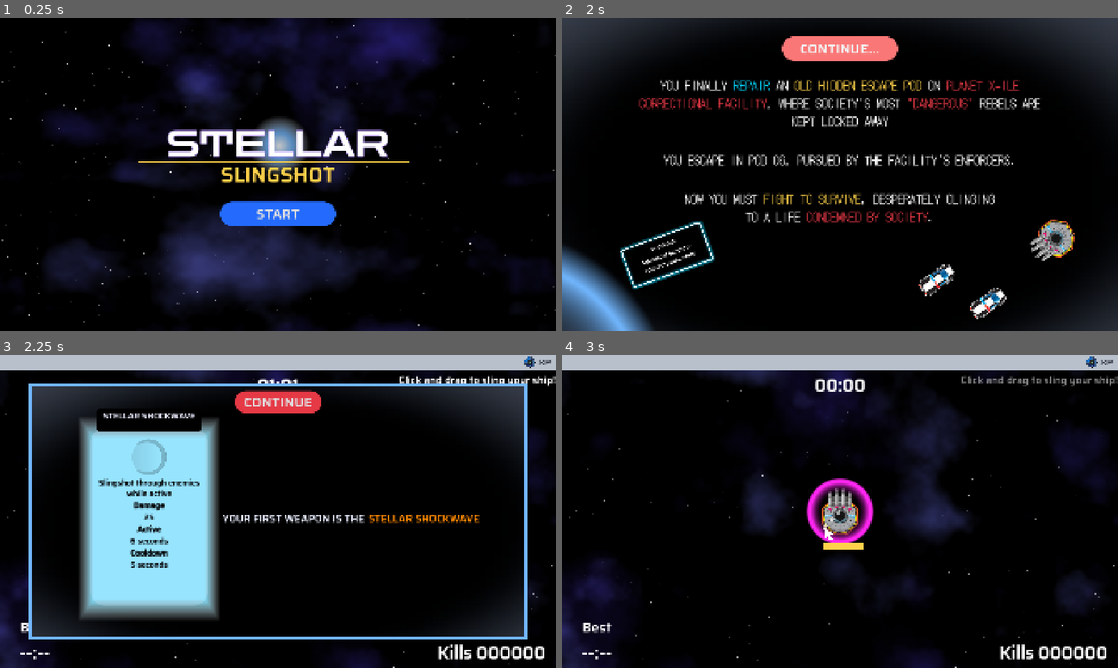
Above: before the commit, frames 1-4 (two rows, left to right).
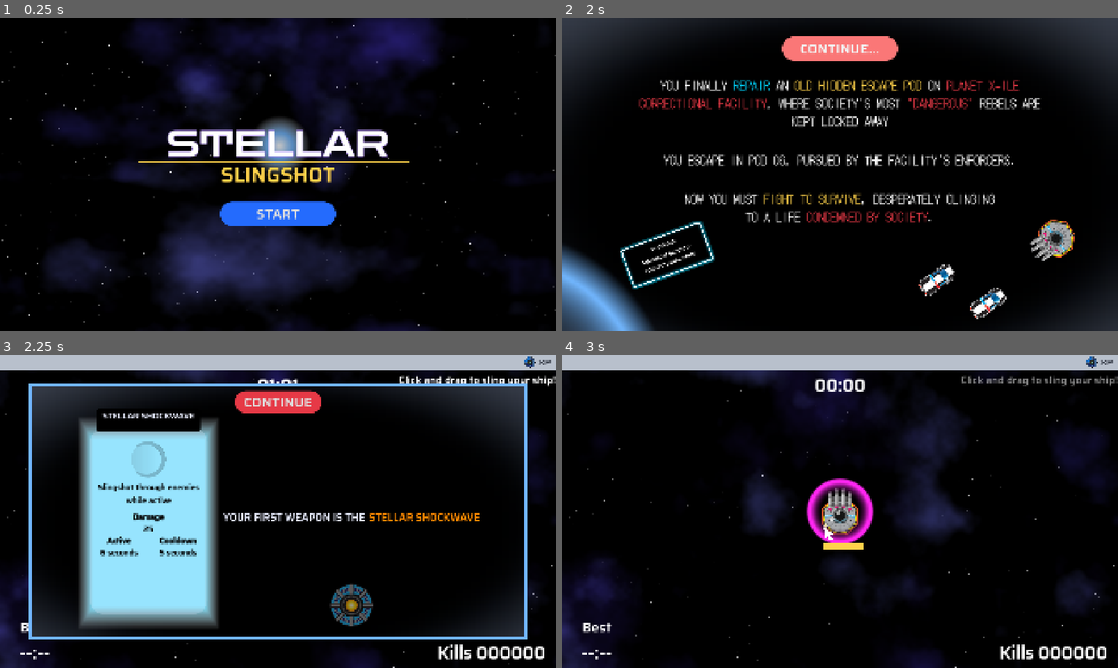
Above: after the commit, the same moments.

Repository: two-sticks-and-a-rock/space-arcade
Game: Godot game, scene res://scenes/main_menu.tscn
The game is run twice, just before and just after one commit, with the same random seed, the same clock (stepped at 60 frames per second) and the same inputs.
Inputs:
- Up to frame 1 (0.25 s): no input
- Up to frame 2 (2 s): click "START" at 0.5 s; click "SKIP" at 1.25 s
- Up to frame 3 (2.25 s): click "CONTINUE..." at 2 s
- Up to frame 4 (3 s): click "CONTINUE" at 2.75 s

Frames 1-2 are identical in both runs. In frame 3, 5.7% of the frame differs, in the area x 14-87%, y 18-88%; in frame 4, nothing differs.

Commit message:
Adjust spacing and add columns

Diff:
--- a/scenes/player/player_weapons/Missile_Silo/missile_silo.tscn
+++ b/scenes/player/player_weapons/Missile_Silo/missile_silo.tscn
@@ -11,16 +11,17 @@
 mechanic_value = "100"
 metadata/_custom_type_script = "uid://dq724vlrm8a05"
 
+[sub_resource type="Resource" id="Resource_mjay7"]
+script = ExtResource("3_03w6n")
+mechanic_name = "Missiles"
+mechanic_value = "3"
+metadata/_custom_type_script = "uid://dq724vlrm8a05"
+
 [sub_resource type="Resource" id="Resource_246l1"]
 script = ExtResource("3_03w6n")
 mechanic_name = "Cooldown"
 mechanic_value = "3 seconds"
-metadata/_custom_type_script = "uid://dq724vlrm8a05"
-
-[sub_resource type="Resource" id="Resource_mjay7"]
-script = ExtResource("3_03w6n")
-mechanic_name = "Missiles"
-mechanic_value = "3"
+col_span = 1
 metadata/_custom_type_script = "uid://dq724vlrm8a05"
 
 [sub_resource type="AtlasTexture" id="AtlasTexture_tjbvn"]
@@ -65,7 +66,7 @@
 weapon_img_path = "res://art/sprites/bullets/Missile_Silo/missle.svg"
 display_name = "Missile Silo"
 description = "Homing missiles target enemies"
-base_mechanics = Array[ExtResource("3_03w6n")]([SubResource("Resource_6d4r7"), SubResource("Resource_246l1"), SubResource("Resource_mjay7")])
+base_mechanics = Array[ExtResource("3_03w6n")]([SubResource("Resource_6d4r7"), SubResource("Resource_mjay7"), SubResource("Resource_246l1")])
 dmg = 100
 num_bullets = 3
 bullet_speed = 300.0
--- a/scenes/player/player_weapons/frost_nova/frost_nova.tscn
+++ b/scenes/player/player_weapons/frost_nova/frost_nova.tscn
@@ -21,12 +21,14 @@
 script = ExtResource("3_kts0k")
 mechanic_name = "Active"
 mechanic_value = "2 seconds"
+col_span = 1
 metadata/_custom_type_script = "uid://dq724vlrm8a05"
 
 [sub_resource type="Resource" id="Resource_xku7g"]
 script = ExtResource("3_kts0k")
-mechanic_name = "Downtime"
+mechanic_name = "Cooldown"
 mechanic_value = "8 seconds"
+col_span = 1
 metadata/_custom_type_script = "uid://dq724vlrm8a05"
 
 [sub_resource type="Resource" id="Resource_baakl"]
--- a/scenes/player/player_weapons/orbiter/orbiter_ring.tscn
+++ b/scenes/player/player_weapons/orbiter/orbiter_ring.tscn
@@ -19,22 +19,24 @@
 mechanic_value = "50"
 metadata/_custom_type_script = "uid://dq724vlrm8a05"
 
+[sub_resource type="Resource" id="Resource_246l1"]
+script = ExtResource("3_6d4r7")
+mechanic_name = "Asteroids"
+mechanic_value = "2"
+metadata/_custom_type_script = "uid://dq724vlrm8a05"
+
 [sub_resource type="Resource" id="Resource_ks08d"]
 script = ExtResource("3_6d4r7")
 mechanic_name = "Active"
 mechanic_value = "6 seconds"
+col_span = 1
 metadata/_custom_type_script = "uid://dq724vlrm8a05"
 
 [sub_resource type="Resource" id="Resource_y5ytx"]
 script = ExtResource("3_6d4r7")
 mechanic_name = "Cooldown"
 mechanic_value = "8 seconds"
-metadata/_custom_type_script = "uid://dq724vlrm8a05"
-
-[sub_resource type="Resource" id="Resource_246l1"]
-script = ExtResource("3_6d4r7")
-mechanic_name = "Asteroids"
-mechanic_value = "2"
+col_span = 1
 metadata/_custom_type_script = "uid://dq724vlrm8a05"
 
 [sub_resource type="Resource" id="Resource_mjay7"]
@@ -60,6 +62,7 @@
 script = ExtResource("3_6d4r7")
 mechanic_name = "Cooldown"
 mechanic_value = "8 seconds -> 7 seconds"
+col_span = 1
 metadata/_custom_type_script = "uid://dq724vlrm8a05"
 
 [sub_resource type="Resource" id="Resource_qgt3p"]
@@ -252,7 +255,7 @@
 weapon_img_path = "res://art/sprites/bullets/asteroids/asteroid_01.svg"
 display_name = "Asteroid Belt"
 description = "Orbiting asteroids causing enemy damage"
-base_mechanics = Array[ExtResource("3_6d4r7")]([SubResource("Resource_kts0k"), SubResource("Resource_ks08d"), SubResource("Resource_y5ytx"), SubResource("Resource_246l1"), SubResource("Resource_mjay7")])
+base_mechanics = Array[ExtResource("3_6d4r7")]([SubResource("Resource_kts0k"), SubResource("Resource_246l1"), SubResource("Resource_ks08d"), SubResource("Resource_y5ytx"), SubResource("Resource_mjay7")])
 dmg = 50
 num_bullets = 2
 bullet_speed = 0.087
--- a/scenes/player/player_weapons/ram_shield/ram_shield.tscn
+++ b/scenes/player/player_weapons/ram_shield/ram_shield.tscn
@@ -5,22 +5,24 @@
 [ext_resource type="Script" uid="uid://dq724vlrm8a05" path="res://scenes/ui/mechanics_text.gd" id="2_ks08d"]
 [ext_resource type="Texture2D" uid="uid://dr03oym73vfjn" path="res://art/sprites/bullets/shield3.png" id="3_fw3ta"]
 
-[sub_resource type="Resource" id="Resource_kj1qa"]
-script = ExtResource("2_ks08d")
-mechanic_name = "Damage"
-mechanic_value = "25"
-metadata/_custom_type_script = "uid://dq724vlrm8a05"
-
 [sub_resource type="Resource" id="Resource_fw3ta"]
 script = ExtResource("2_ks08d")
 mechanic_name = "Active"
 mechanic_value = "6 seconds"
+col_span = 1
 metadata/_custom_type_script = "uid://dq724vlrm8a05"
 
 [sub_resource type="Resource" id="Resource_ks08d"]
 script = ExtResource("2_ks08d")
 mechanic_name = "Cooldown"
 mechanic_value = "5 seconds"
+col_span = 1
+metadata/_custom_type_script = "uid://dq724vlrm8a05"
+
+[sub_resource type="Resource" id="Resource_kj1qa"]
+script = ExtResource("2_ks08d")
+mechanic_name = "Damage"
+mechanic_value = "25"
 metadata/_custom_type_script = "uid://dq724vlrm8a05"
 
 [sub_resource type="CircleShape2D" id="CircleShape2D_ks08d"]
--- a/scenes/ui/mechanics_text.gd
+++ b/scenes/ui/mechanics_text.gd
@@ -3,3 +3,4 @@
 
 @export var mechanic_name: String = "Mechanic"
 @export var mechanic_value: String = "Example mechanic text"
+@export var col_span: int = 2
--- a/scenes/ui/tutorial/starting_weapon_menu.gd
+++ b/scenes/ui/tutorial/starting_weapon_menu.gd
@@ -11,11 +11,10 @@
 	visible = true
 
 	var upgrade_panel : MarginContainer = upgrade_panel_scene.instantiate()
-	# upgrade_panel.custom_minimum_size.x = 800
-	# upgrade_panel.custom_maximum_size.x = 800
 
 	upgrade_panel.upgrade_name = starting_weapon.display_name
 	upgrade_panel.img_filepath = starting_weapon.weapon_img_path
+	upgrade_panel.show_description = true
 	upgrade_panel.description = starting_weapon.description
 	upgrade_panel.mechanics = starting_weapon.base_mechanics
 	upgrade_panel.show_button = false
--- a/scenes/ui/tutorial/starting_weapon_menu.tscn
+++ b/scenes/ui/tutorial/starting_weapon_menu.tscn
@@ -3,6 +3,8 @@
 [ext_resource type="Script" uid="uid://b4w7rqmm3fgs1" path="res://scenes/ui/tutorial/starting_weapon_menu.gd" id="1_arbmg"]
 [ext_resource type="Theme" uid="uid://bgbg745kbdvs" path="res://scenes/ui/themes/menu_panel.tres" id="2_arbmg"]
 [ext_resource type="Theme" uid="uid://bin02r2f4xqh2" path="res://scenes/ui/themes/secondary_button.tres" id="3_yoea8"]
+[ext_resource type="PackedScene" uid="uid://dqp5rji23fo3i" path="res://scenes/ui/upgrade_panel.tscn" id="4_0o6ib"]
+[ext_resource type="Texture2D" uid="uid://cax173dos1bxq" path="res://art/sprites/xp/xp_drop.svg" id="4_arbmg"]
 
 [sub_resource type="LabelSettings" id="LabelSettings_arbmg"]
 font_size = 36
@@ -56,17 +58,45 @@
 layout_mode = 2
 alignment = 1
 
-[node name="Text" type="HBoxContainer" parent="PanelContainer/MarginContainer/VBoxContainer/HBoxContainer" unique_id=1230071001]
+[node name="UpgradePanel" parent="PanelContainer/MarginContainer/VBoxContainer/HBoxContainer" unique_id=1694010216 instance=ExtResource("4_0o6ib")]
+visible = false
+layout_mode = 2
+
+[node name="VSplitContainer" type="VSplitContainer" parent="PanelContainer/MarginContainer/VBoxContainer/HBoxContainer" unique_id=1729859747]
+layout_mode = 2
+split_offsets = PackedInt32Array(58)
+split_offset = 58
+
+[node name="VBoxContainer" type="VBoxContainer" parent="PanelContainer/MarginContainer/VBoxContainer/HBoxContainer" unique_id=114968939]
+layout_mode = 2
+theme_override_constants/separation = 200
+alignment = 2
+
+[node name="Text" type="HBoxContainer" parent="PanelContainer/MarginContainer/VBoxContainer/HBoxContainer/VBoxContainer" unique_id=1230071001]
 layout_mode = 2
 size_flags_vertical = 4
 alignment = 1
 
-[node name="Label" type="Label" parent="PanelContainer/MarginContainer/VBoxContainer/HBoxContainer/Text" unique_id=1284626772]
+[node name="Label" type="Label" parent="PanelContainer/MarginContainer/VBoxContainer/HBoxContainer/VBoxContainer/Text" unique_id=1284626772]
 layout_mode = 2
 text = "YOUR FIRST WEAPON IS THE "
 label_settings = SubResource("LabelSettings_arbmg")
 
-[node name="Label2" type="Label" parent="PanelContainer/MarginContainer/VBoxContainer/HBoxContainer/Text" unique_id=1358114313]
+[node name="Label2" type="Label" parent="PanelContainer/MarginContainer/VBoxContainer/HBoxContainer/VBoxContainer/Text" unique_id=1358114313]
 layout_mode = 2
 text = "STELLAR SHOCKWAVE"
 label_settings = SubResource("LabelSettings_hwnpr")
+
+[node name="MarginContainer" type="MarginContainer" parent="PanelContainer/MarginContainer/VBoxContainer/HBoxContainer/VBoxContainer" unique_id=1488684988]
+layout_mode = 2
+theme_override_constants/margin_bottom = 16
+
+[node name="TextureRect" type="TextureRect" parent="PanelContainer/MarginContainer/VBoxContainer/HBoxContainer/VBoxContainer/MarginContainer" unique_id=108062606]
+self_modulate = Color(1, 1, 1, 0.6)
+custom_minimum_size = Vector2(150, 0)
+custom_maximum_size = Vector2(150, -1)
+layout_mode = 2
+size_flags_horizontal = 4
+size_flags_vertical = 8
+texture = ExtResource("4_arbmg")
+expand_mode = 4
--- a/scenes/ui/upgrade_description.tscn
+++ b/scenes/ui/upgrade_description.tscn
@@ -1,14 +1,15 @@
 [gd_scene format=3 uid="uid://cnncu12523rpp"]
 
-[sub_resource type="LabelSettings" id="LabelSettings_p5d0k"]
-line_spacing = -8.0
-font_size = 28
-font_color = Color(0, 0, 0, 1)
-
-[node name="UpgradeMechanicsText" type="Label" unique_id=616719383]
-theme_override_font_sizes/font_size = 24
+[node name="UpgradeMechanicsText" type="RichTextLabel" unique_id=2063244534]
+offset_right = 1.0
+offset_bottom = 230.0
+theme_override_font_sizes/normal_font_size = 28
+theme_override_font_sizes/bold_font_size = 28
+theme_override_font_sizes/bold_italics_font_size = 28
+theme_override_font_sizes/italics_font_size = 28
+theme_override_font_sizes/mono_font_size = 28
+bbcode_enabled = true
 text = "Mechanics Text Example: 8s → 7s"
-label_settings = SubResource("LabelSettings_p5d0k")
+autowrap_mode = 2
 horizontal_alignment = 1
 vertical_alignment = 1
-autowrap_mode = 2
--- a/scenes/ui/upgrade_menu.gd
+++ b/scenes/ui/upgrade_menu.gd
@@ -97,12 +97,13 @@
 	var processed = get_possible_upgrade_sets(player_weapons)
 	var new_weapons = get_unobtained_weapons(player_weapons)
 
-	var all_choices = processed.possible_upgrade_sets + new_weapons + get_misc_upgrades()
+	var all_choices = processed.possible_upgrade_sets + new_weapons
 	var choices = choose_at_most_n(all_choices, 3)
 
 	for choice in choices:
 		# Instantiate an upgrade panel and fill in fields
 		var upgrade_panel : MarginContainer = upgrade_panel_scene.instantiate()
+		upgrade_panel.mechanics = ([] as Array[MechanicsText])
 
 		if choice is WeaponUpgradeSet:
 			var weapon = processed.upgrade_set_name_to_weapon_map[choice.resource_name]
@@ -110,7 +111,6 @@
 			upgrade_panel.upgrade_name = choice.resource_name
 			# TODO: placeholder images
 			# upgrade_panel.img_filepath =
-			upgrade_panel.mechanics = ([] as Array[MechanicsText])
 			for component_upgrade in choice.upgrades:
 				upgrade_panel.mechanics.append(component_upgrade.mechanics_text)
 			upgrade_panel.img_filepath = weapon.weapon_img_path
@@ -127,6 +127,7 @@
 		elif choice is PlayerWeapon:
 			upgrade_panel.upgrade_name = choice.display_name if choice.display_name != null else choice.name
 			upgrade_panel.img_filepath = choice.weapon_img_path
+			upgrade_panel.show_description = true
 			upgrade_panel.description = choice.description
 			upgrade_panel.mechanics = choice.base_mechanics
 			upgrade_panel.on_panel_pressed = func():
--- a/scenes/ui/upgrade_panel.gd
+++ b/scenes/ui/upgrade_panel.gd
@@ -2,6 +2,7 @@
 
 @onready var name_label : Label = $VSplitContainer/VBoxContainer/PanelContainer/VBoxContainer/Name
 @onready var weapon_label : Label = $VSplitContainer/VBoxContainer/PanelContainer/VBoxContainer/Weapon
+@onready var description_label : RichTextLabel = $VSplitContainer/VBoxContainer/UpgradeMechanicsText
 @onready var img : TextureRect = $VSplitContainer/VBoxContainer/Img
 
 @onready var mechanics_container: VBoxContainer = $VSplitContainer/VBoxContainer/MechanicsContainer/VBoxContainer
@@ -10,15 +11,59 @@
 
 @onready var mechanic_label_scene : PackedScene = load("res://scenes/ui/upgrade_mechanics_text.tscn")
 @onready var mechanic_subheader_label_scene : PackedScene = load("res://scenes/ui/upgrade_mechanics_subheader.tscn")
-@onready var description_label_scene : PackedScene = load("res://scenes/ui/upgrade_description.tscn")
 
 @export var upgrade_name : String
 @export var weapon_name : String
 @export var img_filepath : String
 @export var mechanics : Array[MechanicsText] = []
 @export var description : String = ""
+@export var show_description : bool = false
 
 var on_panel_pressed: Callable = func(): pass
+
+func generate_h_box() -> HBoxContainer:
+	var row = HBoxContainer.new()
+	row.alignment = BoxContainer.ALIGNMENT_CENTER
+	row.custom_maximum_size.x = 500.0
+	return row
+
+func populate_mechanics():
+	var current_row = generate_h_box()
+
+	var items_in_row = 0
+
+	for mechanic in mechanics:
+		print(mechanic.mechanic_name)
+		var mechanic_subheader_label = mechanic_subheader_label_scene.instantiate() as Label
+		mechanic_subheader_label.text = mechanic.mechanic_name
+		var mechanic_label = mechanic_label_scene.instantiate() as Label
+		mechanic_label.text = mechanic.mechanic_value
+
+		if mechanic.col_span == 2:
+			mechanics_container.add_child(mechanic_subheader_label)
+			mechanics_container.add_child(mechanic_label)
+			continue
+
+		var v_box = VBoxContainer.new()
+		v_box.alignment = BoxContainer.ALIGNMENT_CENTER
+		v_box.custom_minimum_size.x = 200.0
+		v_box.add_theme_constant_override("separation", -4)
+
+		v_box.add_child(mechanic_subheader_label)
+		v_box.add_child(mechanic_label)
+		current_row.add_child(v_box)
+		items_in_row += 1
+
+		if (items_in_row == 2):
+			mechanics_container.add_child(current_row)
+			current_row = generate_h_box()
+			items_in_row = 0
+
+	if (items_in_row > 0):
+		print(items_in_row)
+		mechanics_container.add_child(current_row)
+	else:
+		current_row.queue_free()
 
 func _ready():
 	name_label.text = upgrade_name
@@ -26,19 +71,12 @@
 	if (img_filepath):
 		img.texture = load(img_filepath) as Texture2D
 
-	if (description.length() > 0):
-		var description_label = description_label_scene.instantiate() as Label
+	if (show_description):
 		description_label.text = description
-		mechanics_container.add_child(description_label)
+	else:
+		description_label.visible = false
 
-	for mechanic in mechanics:
-		var mechanic_subheader_label = mechanic_subheader_label_scene.instantiate() as Label
-		mechanic_subheader_label.text = mechanic.mechanic_name
-		mechanics_container.add_child(mechanic_subheader_label)
-
-		var mechanic_label = mechanic_label_scene.instantiate() as Label
-		mechanic_label.text = mechanic.mechanic_value
-		mechanics_container.add_child(mechanic_label)
+	populate_mechanics()
 
 	if !show_button:
 		button.visible = false
--- a/scenes/ui/upgrade_panel.tscn
+++ b/scenes/ui/upgrade_panel.tscn
@@ -3,6 +3,7 @@
 [ext_resource type="Theme" uid="uid://caagyi3mx40y1" path="res://scenes/ui/themes/upgrade_panel.tres" id="1_cdmev"]
 [ext_resource type="Script" uid="uid://btlxekjq0am2a" path="res://scenes/ui/upgrade_panel.gd" id="1_r60ue"]
 [ext_resource type="FontFile" uid="uid://dmw4grl0633hq" path="res://art/fonts/Saira-SemiBold.ttf" id="3_naqhr"]
+[ext_resource type="PackedScene" uid="uid://cnncu12523rpp" path="res://scenes/ui/upgrade_description.tscn" id="4_07vy7"]
 [ext_resource type="Theme" uid="uid://c18hn2sbqqhby" path="res://scenes/ui/themes/tertiary_button.tres" id="4_naqhr"]
 
 [sub_resource type="StyleBoxFlat" id="StyleBoxFlat_naqhr"]
@@ -22,14 +23,14 @@
 font_color = Color(0.9019608, 0.91764706, 0.9843137, 1)
 
 [node name="UpgradePanel" type="MarginContainer" unique_id=1694010216]
-custom_minimum_size = Vector2(500, 720)
-custom_maximum_size = Vector2(-1, 720)
+custom_minimum_size = Vector2(500, 750)
+custom_maximum_size = Vector2(550, 750)
 anchors_preset = 4
 anchor_top = 0.5
 anchor_bottom = 0.5
-offset_top = -4.0
-offset_right = 8.0
-offset_bottom = 4.0
+offset_top = -360.0
+offset_right = 592.0
+offset_bottom = 360.0
 grow_vertical = 2
 theme = ExtResource("1_cdmev")
 script = ExtResource("1_r60ue")
@@ -61,6 +62,7 @@
 [node name="VBoxContainer" type="VBoxContainer" parent="VSplitContainer" unique_id=817815659]
 layout_mode = 2
 size_flags_horizontal = 4
+theme_override_constants/separation = 12
 
 [node name="PanelContainer" type="PanelContainer" parent="VSplitContainer/VBoxContainer" unique_id=1403588721]
 custom_minimum_size = Vector2(360, 0)
@@ -105,6 +107,14 @@
 expand_mode = 1
 stretch_mode = 5
 
+[node name="UpgradeMechanicsText" parent="VSplitContainer/VBoxContainer" unique_id=616719383 instance=ExtResource("4_07vy7")]
+custom_maximum_size = Vector2(380, -1)
+layout_mode = 2
+size_flags_horizontal = 4
+theme_override_colors/default_color = Color(0, 0, 0, 1)
+text = ""
+fit_content = true
+
 [node name="MechanicsContainer" type="MarginContainer" parent="VSplitContainer/VBoxContainer" unique_id=131069695]
 layout_mode = 2
 theme_override_constants/margin_left = 48
